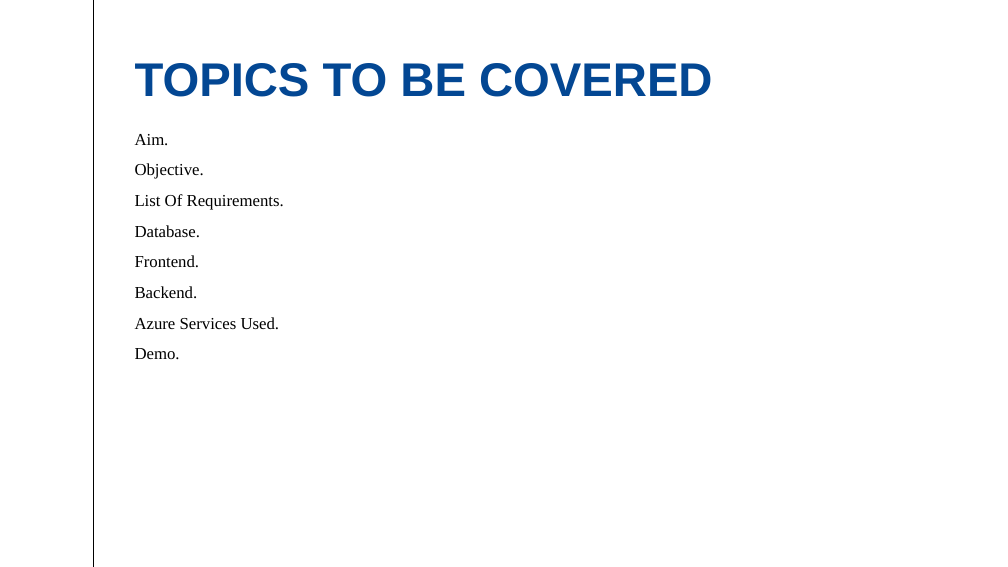
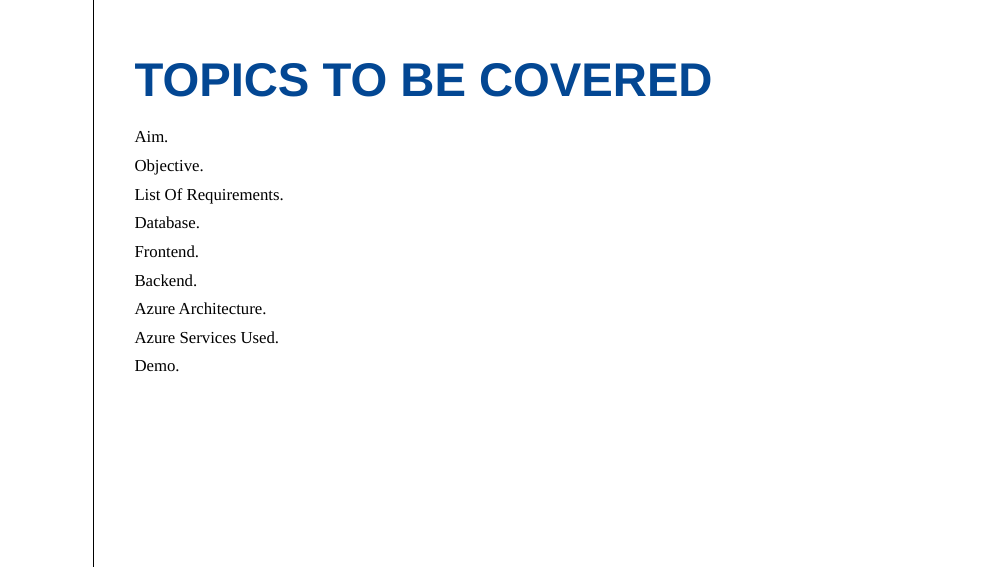
Before and after one commit to shreeya20desai/An-Automated-System-For-Local-GPs, a slide deck: slide 2 of docs/5_presentation/sdd13_presentation.pptx. Drawn at 1008x567 pixels with LibreOffice and Linux fonts; fonts in the diff are those of the drawing. Boxes give left, top, right and bottom in pixels: in the first picture for what was removed or moved away, otherwise in the second. Text is boxed around its words. In the diff, an @@ line names an element or a change of style, - is before the commit and + after.

```diff
--- a/docs/5_presentation/sdd13_presentation.pptx
+++ b/docs/5_presentation/sdd13_presentation.pptx
@@ text at (135, 131, 284, 372): line spacing 1 to 0.9 @@
@@ text at (135, 302, 267, 315): paragraph added @@
+Azure Architecture.
```
Also in this commit, not shown: 1 other slide changed.
